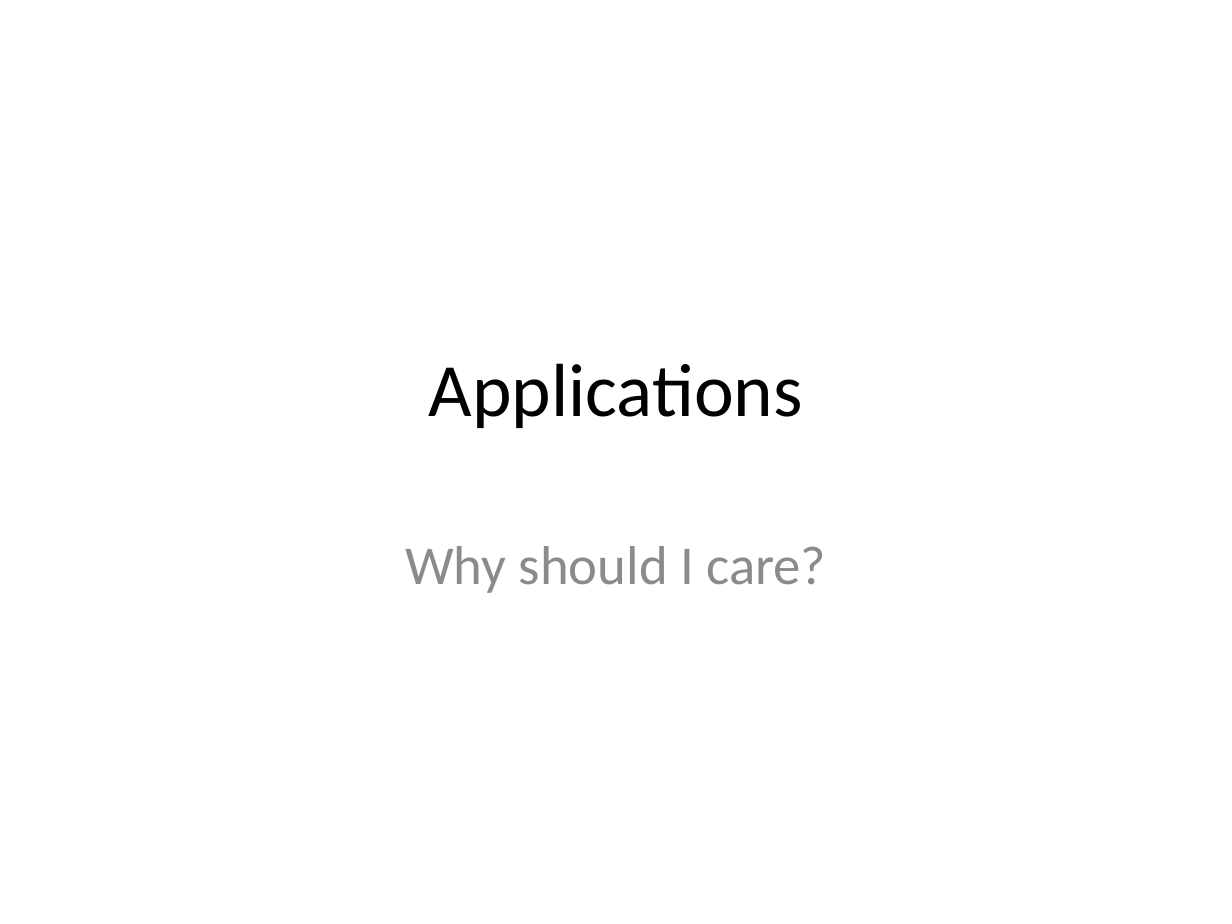
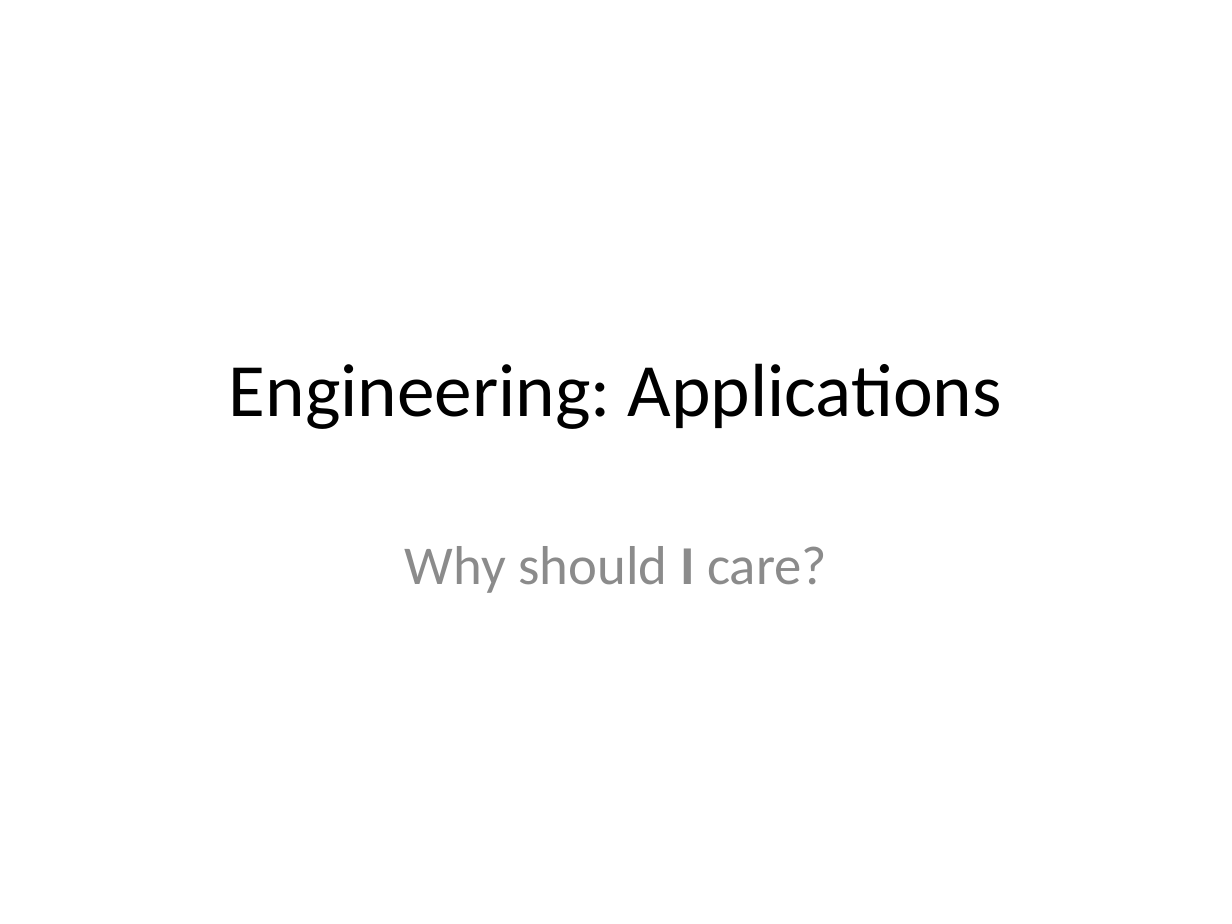
Before and after one commit to c3h899/GIT_Presentatation, a slide deck: slide 14 of Version Control & GIT.pptx (slide 3 before the commit). Drawn at 1232x924 pixels with LibreOffice and Linux fonts; fonts in the diff are those of the drawing. Boxes give left, top, right and bottom in pixels: in the first picture for what was removed or moved away, otherwise in the second. Text is boxed around its words. In the diff, an @@ line names an element or a change of style, - is before the commit and + after.

```diff
--- a/Version Control & GIT.pptx
+++ b/Version Control & GIT.pptx
@@ title at <box>229,363,1002,429</box>: text changed @@
-Applications
+Engineering: Applications
@@ subtitle "Why should I care?" at <box>405,546,827,593</box>: bold on in "I" @@
```
Also in this commit, not shown: 9 other slides changed, 15 slides added, 1 slide removed, 1 other file.
